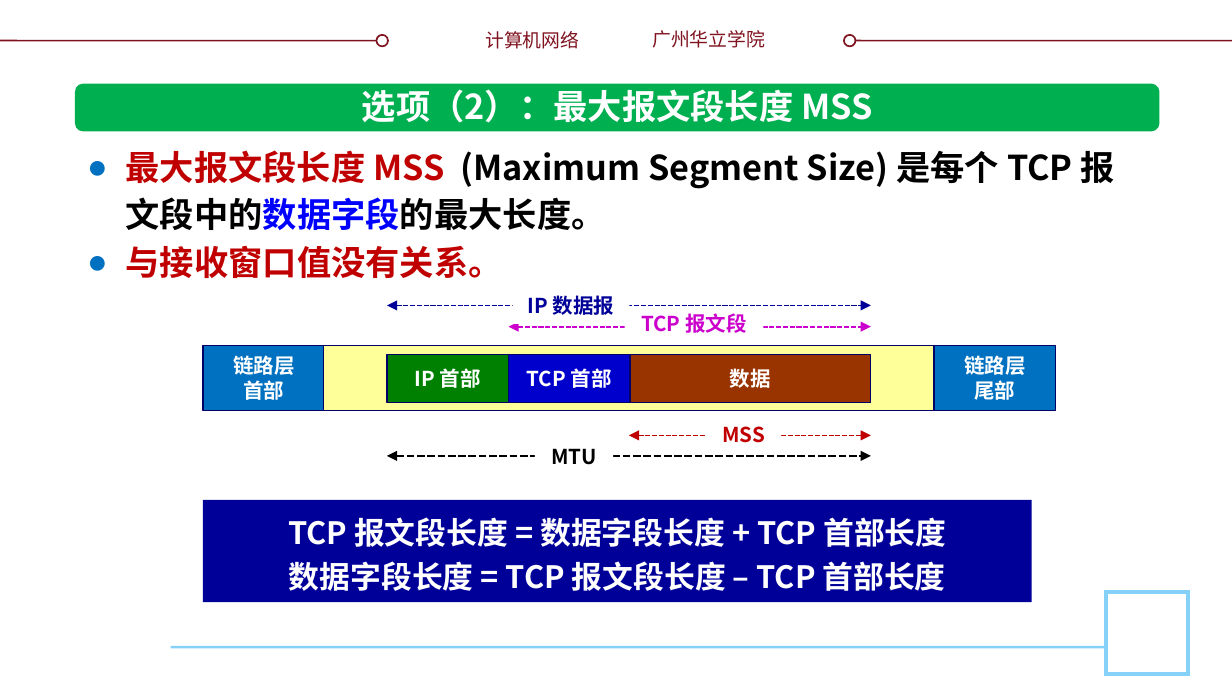
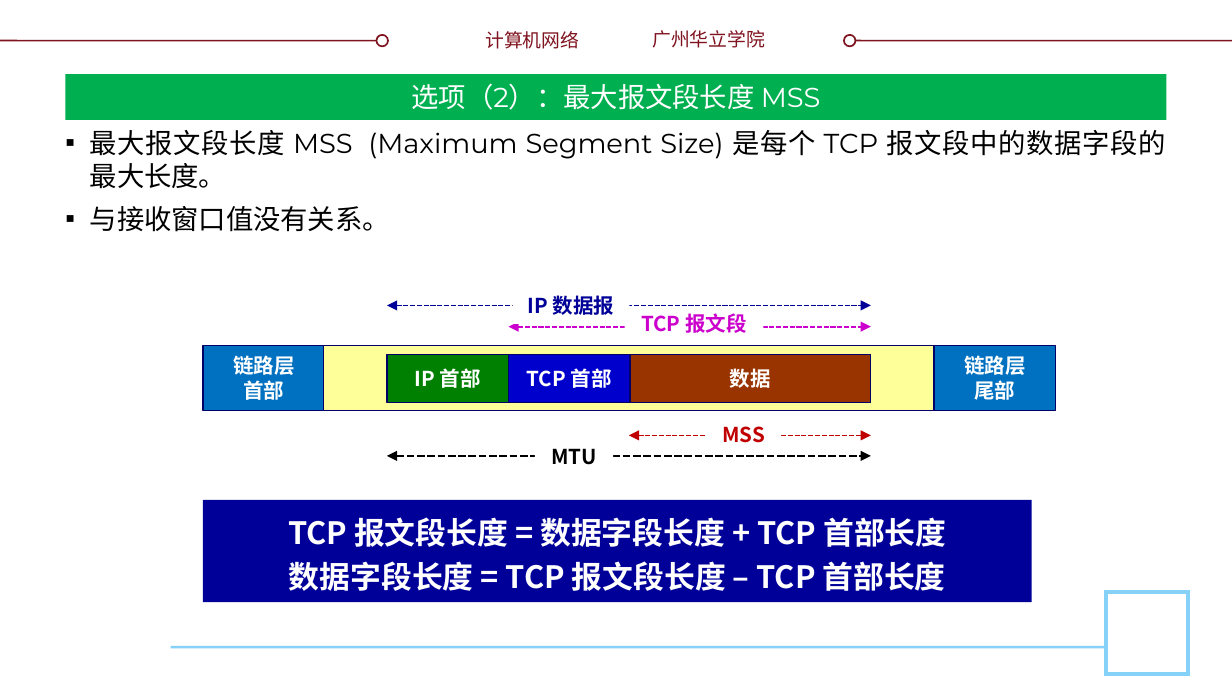
Before and after one commit to glplaman/glplaman.github.io, a slide deck: slide 88 of network/ppt/chap5.pptx (slide 85 before the commit). Drawn at 1232x693 pixels with LibreOffice and Linux fonts; fonts in the diff are those of the drawing; background and template pictures are left out. Boxes give left, top, right and bottom in pixels: in the first picture for what was removed or moved away, otherwise in the second. Text is boxed around its words. In the diff, an @@ line names an element or a change of style, - is before the commit and + after.

```diff
--- a/network/ppt/chap5.pptx
+++ b/network/ppt/chap5.pptx
@@ title "选项（2）：最大报文段长度 MSS": place and size @@
-title "选项（2）：最大报文段长度 MSS" at bbox=[362, 89, 872, 123]
+title "选项（2）：最大报文段长度 MSS" at bbox=[65, 74, 1167, 120]
@@ title "选项（2）：最大报文段长度 MSS" at bbox=[65, 74, 1167, 120]: size 20 to 16 pt, font Noto Sans CJK SC to Montserrat, bold off; vertical alignment top to middle; fill none to #00B050 @@
@@ rounded rectangle removed at bbox=[75, 84, 1159, 132] @@
@@ text "最大报文段长度 MSS (Maximum Segment Size) ...": place and size @@
-text "最大报文段长度 MSS (Maximum Segment Size) ..." at bbox=[126, 150, 1115, 278]
+text "最大报文段长度 MSS (Maximum Segment Size) ..." at bbox=[90, 130, 1166, 232]
@@ text "最大报文段长度 MSS (Maximum Segment Size) ..." at bbox=[90, 130, 1166, 232]: size 20 to 16 pt, font Noto Sans CJK SC to Montserrat, bold off; text colour #C00000 to #000000 in "最大报文段长度 MSS", "与接收窗口值没有关系。"; text colour #0000FF to #000000 in "报文段中的数据字段的最大长度。"; alignment left to justified; bullet ● to ▪; line spacing 28pt to 1; more space between paragraphs @@
```
Also in this commit, not shown: 40 other slides changed, 3 slides added, 11 other files.
